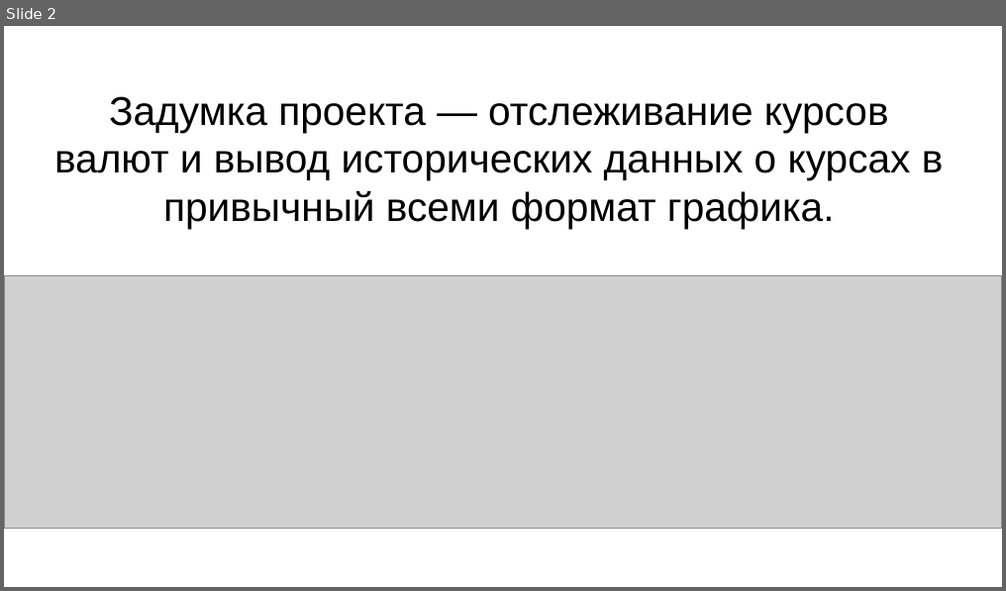
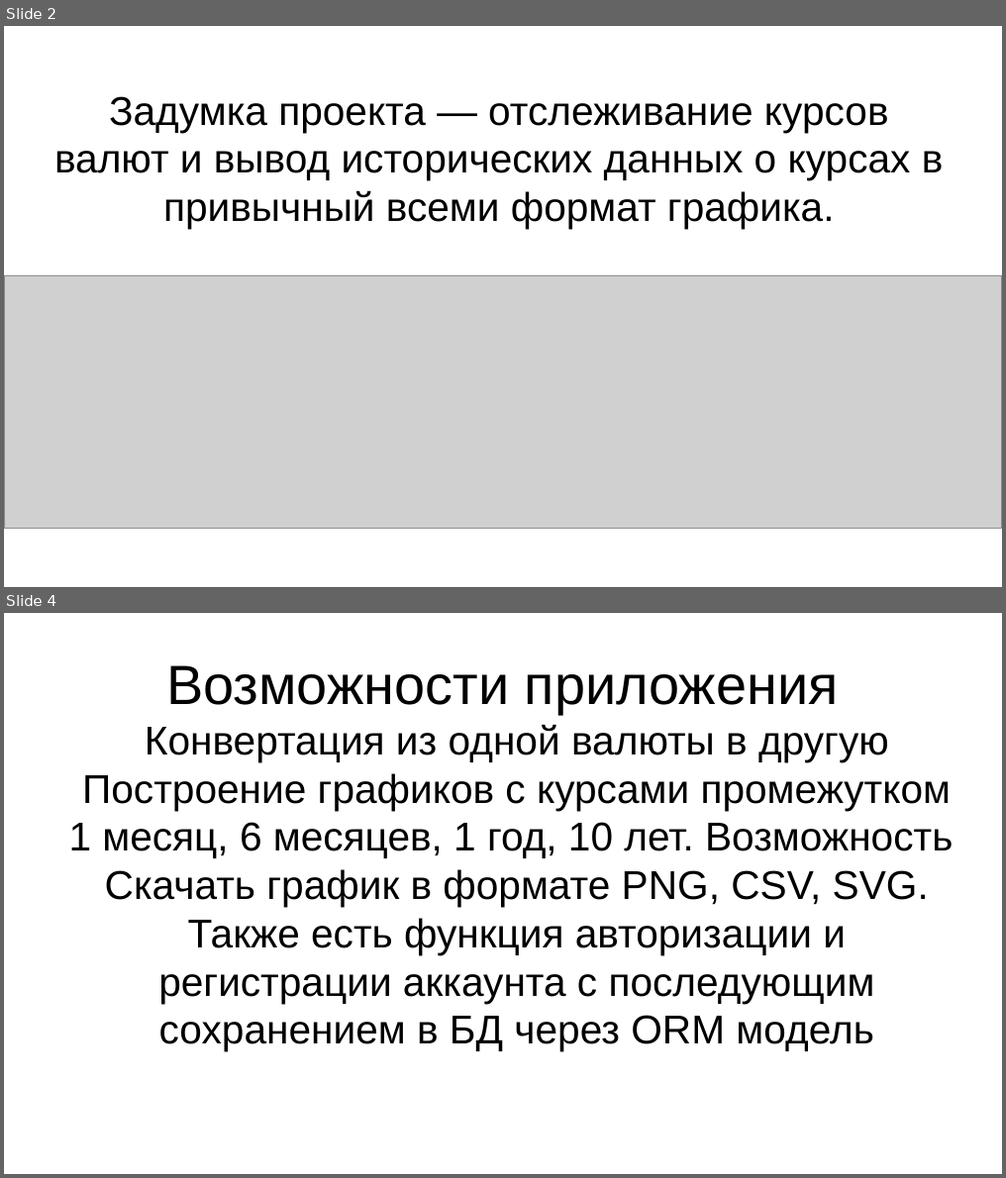
Before and after one commit to AdamToocuy/PasswordManagerWeb, a slide deck: WEB project defend.odp. Shown one above the other, each under a label of ours: slide 2 before the commit, slides 2 and 4 after it; the slides between them are not shown. The pictures are 1006x591 and 1006x1178 pixels, drawn with LibreOffice and Linux fonts; fonts in the diff are those of the drawing; grey boxes stand for pictures. Boxes give left, top, right and bottom in pixels: in the first picture for what was removed or moved away, otherwise in the second. Text is boxed around its words. In the diff, an @@ line names an element or a change of style, - is before the commit and + after.

```diff
--- a/WEB project defend.odp
+++ b/WEB project defend.odp
@@ slide 4 added at [4, 613, 1002, 1174], background #FFFFFF @@
@@ title added at [166, 665, 839, 714], 44 pt, text #000000 @@
+Возможности приложения
@@ subtitle added at [69, 724, 952, 1052], 32 pt, text #000000 @@
+Конвертация из одной валюты в другую
+Построение графиков с курсами промежутком
+1 месяц, 6 месяцев, 1 год, 10 лет. Возможность
+Скачать график в формате PNG, CSV, SVG.
+Также есть функция авторизации и регистрации аккаунта с последующим сохранением в БД через ORM модель
```
Also in this commit, not shown: 2 other slides added, 2 other files.
